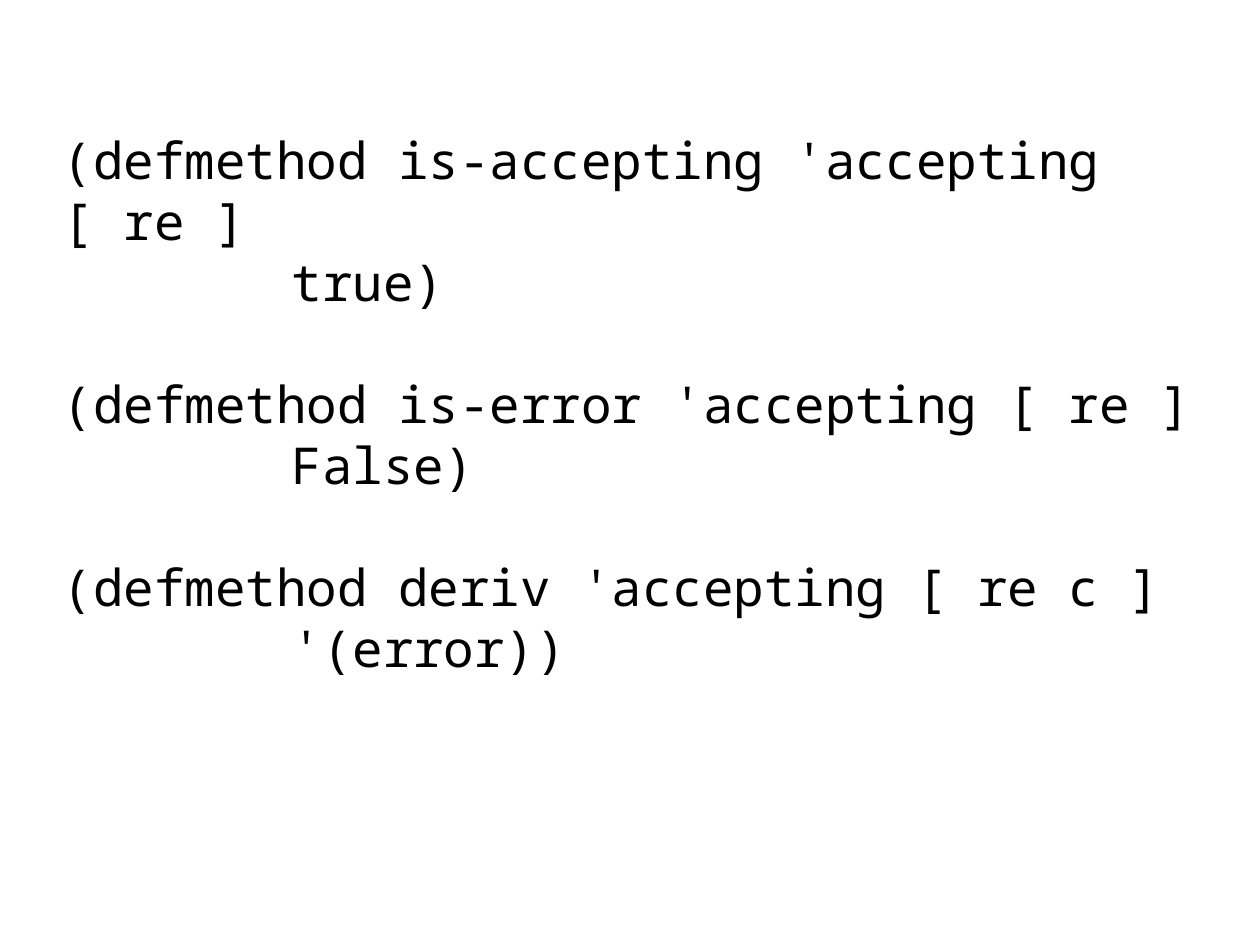
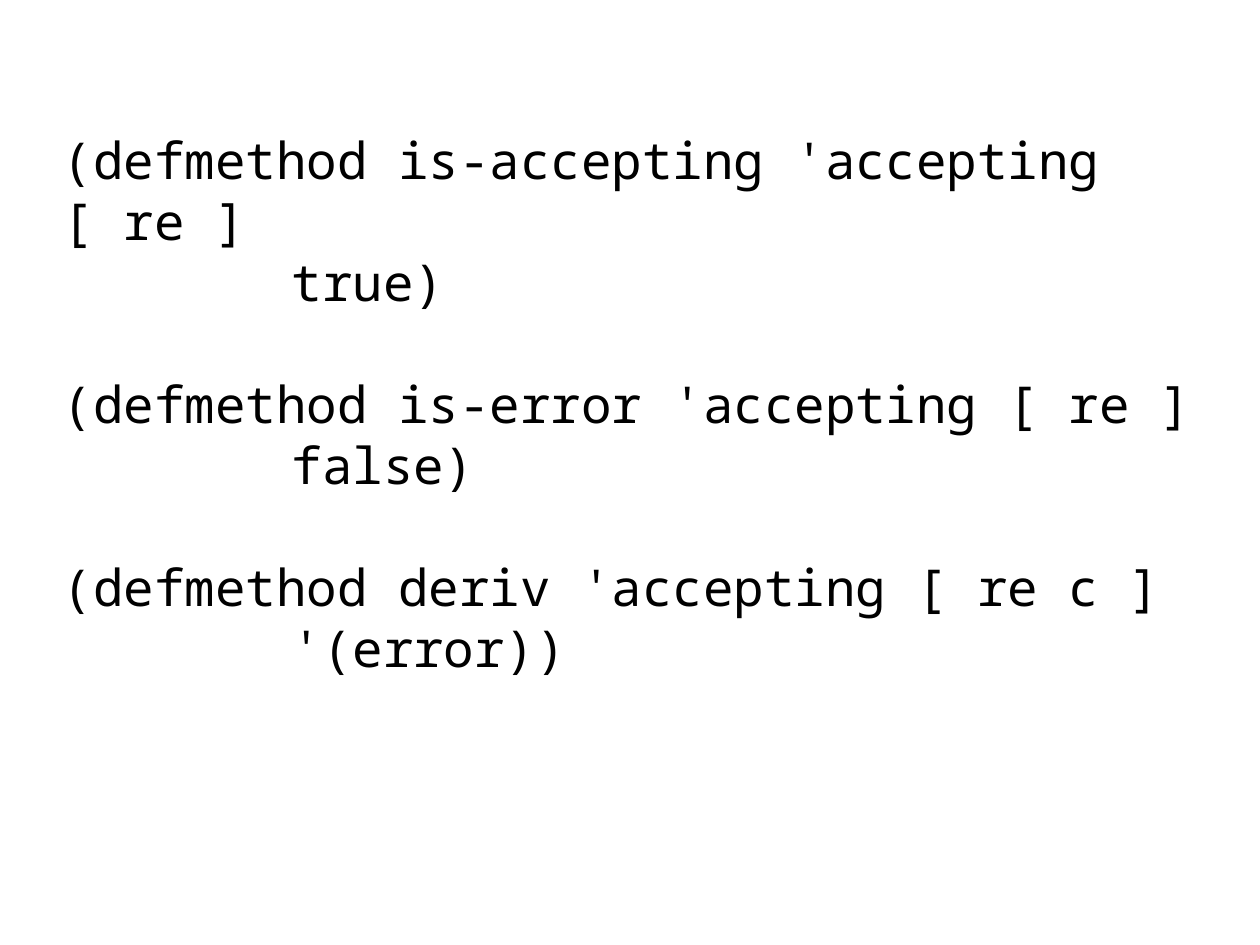
Before and after one commit to bhurt/presentations, a slide deck: slide 78 of pdre.odp. Drawn at 1260x945 pixels with LibreOffice and Linux fonts; fonts in the diff are those of the drawing. Boxes give left, top, right and bottom in pixels: in the first picture for what was removed or moved away, otherwise in the second. Text is boxed around its words. In the diff, an @@ line names an element or a change of style, - is before the commit and + after.

Commit message:
Fix a couple of typos.

```diff
--- a/pdre.odp
+++ b/pdre.odp
@@ subtitle at (292,445,475,492): text changed @@
-False)
+false)
```
Also in this commit, not shown: 1 other slide changed.
